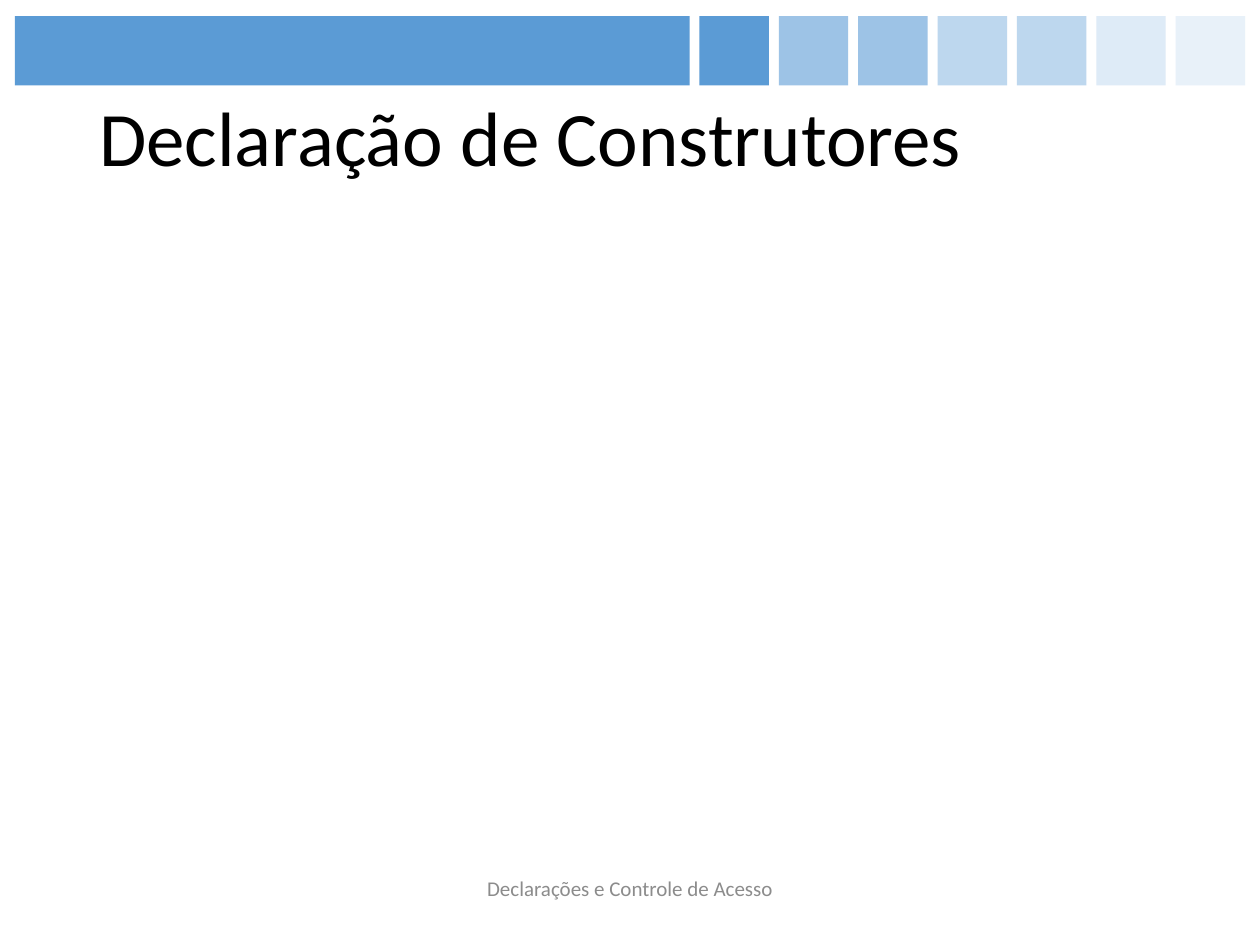
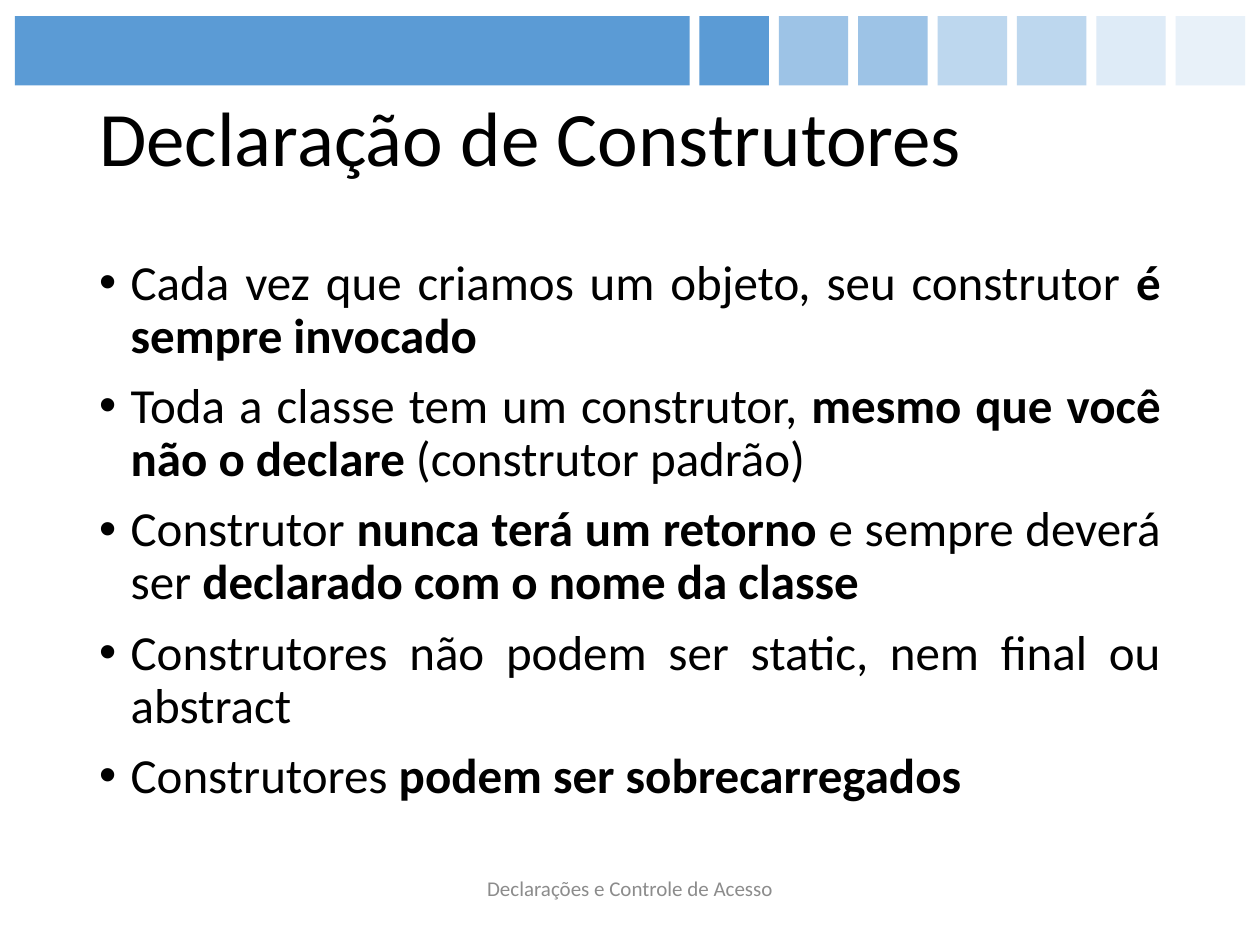
Before and after one commit to figueiredojrr/treinamentoJavaSeOcaAgosto, a slide deck: slide 25 of TreinamentoJavaSeOca/documentos/apresentação/OCA.pptx. Drawn at 1260x945 pixels with LibreOffice and Linux fonts; fonts in the diff are those of the drawing. Boxes give left, top, right and bottom in pixels: in the first picture for what was removed or moved away, otherwise in the second. Text is boxed around its words. In the diff, an @@ line names an element or a change of style, - is before the commit and + after.

```diff
--- a/TreinamentoJavaSeOca/documentos/apresentação/OCA.pptx
+++ b/TreinamentoJavaSeOca/documentos/apresentação/OCA.pptx
@@ text added at (131,266,1161,802), 28 pt, text #000000 @@
+• Cada vez que criamos um objeto, seu construtor é sempre invocado
+• Toda a classe tem um construtor, mesmo que você não o declare (construtor padrão)
+• Construtor nunca terá um retorno e sempre deverá ser declarado com o nome da classe
+• Construtores não podem ser static, nem final ou abstract
+• Construtores podem ser sobrecarregados
```
Also in this commit, not shown: 14 other slides changed, 1 slide added.
